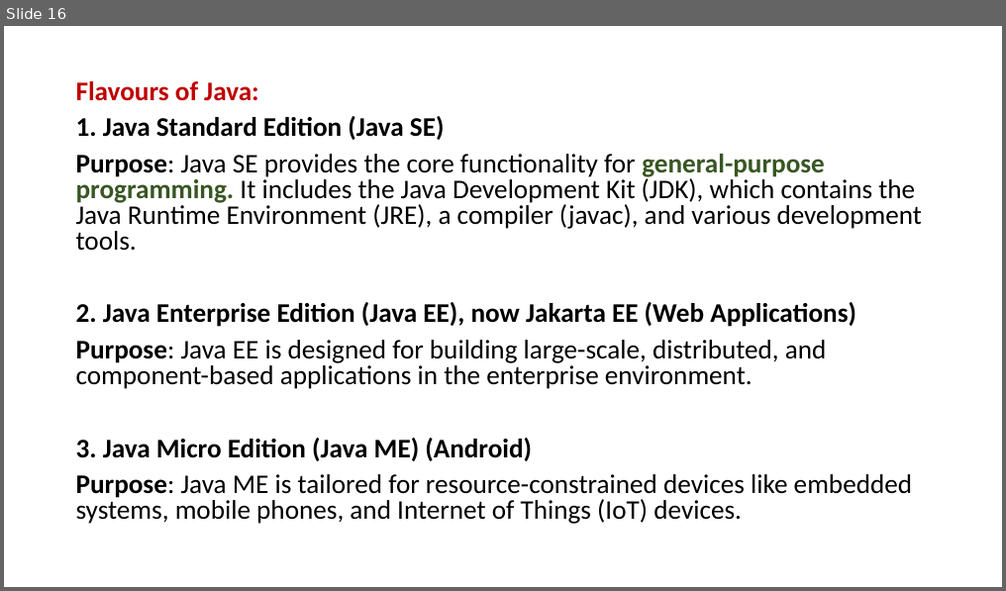
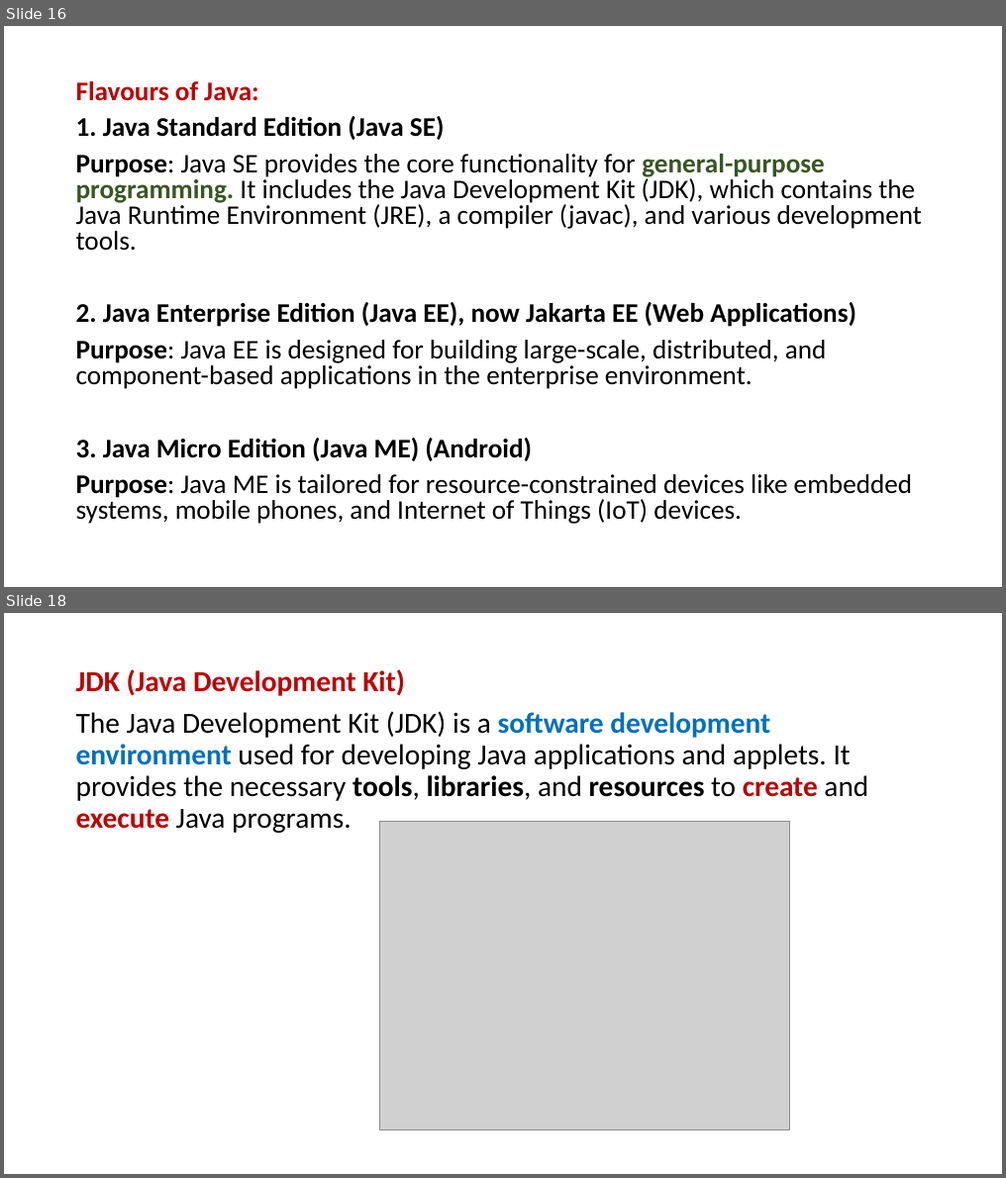
Before and after one commit to PRAMOD-VISHNU-NAIK/MCA-2nd-Sem-Shridevi-College, a slide deck: Theory Class-Notes/Java MCA-2.pptx. Shown one above the other, each under a label of ours: slide 16 before the commit, slides 16 and 18 after it; the slides between them are not shown. The pictures are 1006x591 and 1006x1178 pixels, drawn with LibreOffice and Linux fonts; fonts in the diff are those of the drawing; grey boxes stand for pictures. Boxes give left, top, right and bottom in pixels: in the first picture for what was removed or moved away, otherwise in the second. Text is boxed around its words. In the diff, an @@ line names an element or a change of style, - is before the commit and + after.

```diff
--- a/Theory Class-Notes/Java MCA-2.pptx
+++ b/Theory Class-Notes/Java MCA-2.pptx
@@ slide 18 added at bbox=[4, 613, 1002, 1174], background #FFFFFF @@
@@ text added at bbox=[76, 669, 868, 833], 28 pt, text #000000 @@
+JDK (Java Development Kit)
+The Java Development Kit (JDK) is a software development environment used for developing Java applications and applets. It provides the necessary tools, libraries, and resources to create and execute Java programs.
@@ picture added at bbox=[379, 821, 789, 1131] @@
```
Also in this commit, not shown: 6 other slides added, 1 slide removed, 1 other file.
